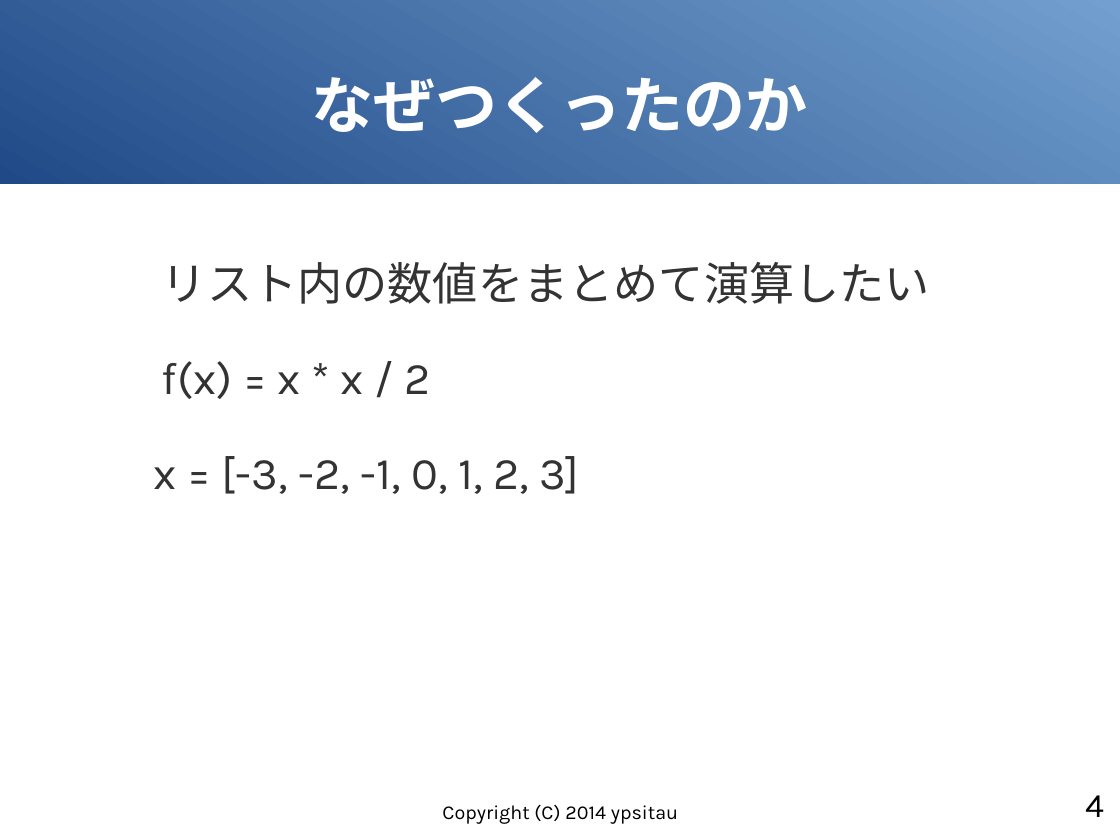
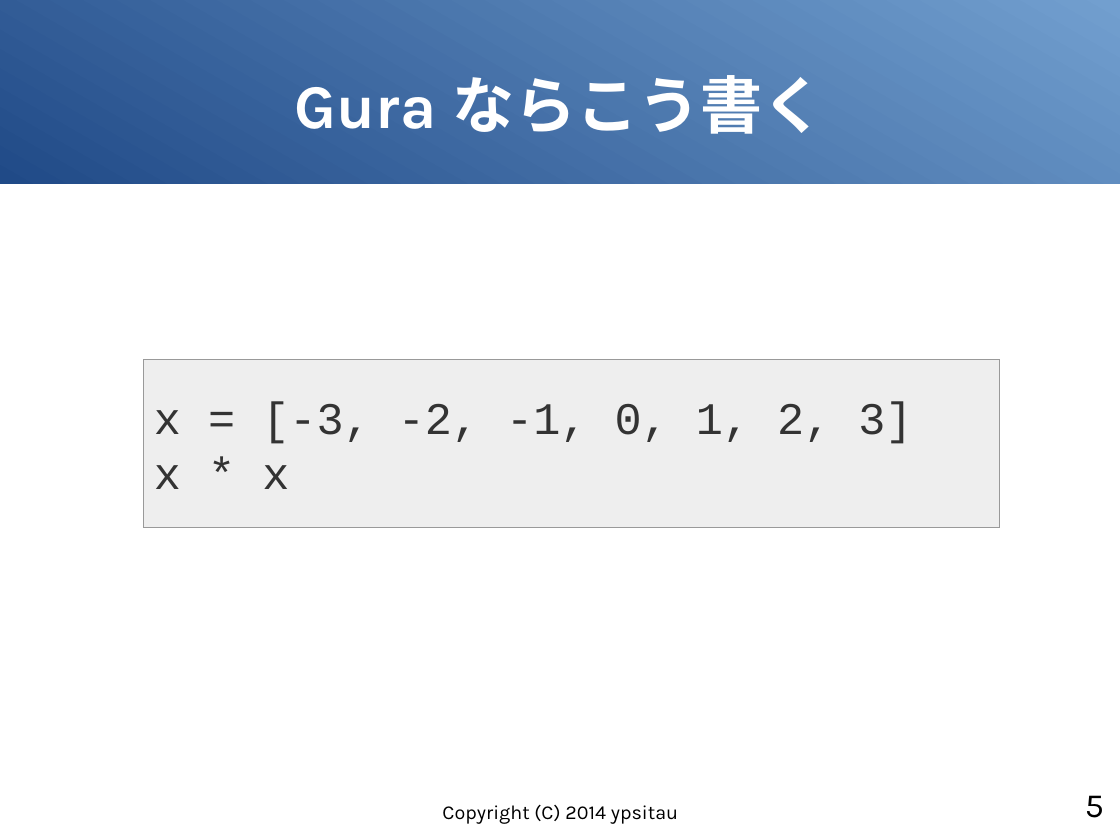
Before and after one commit to gura-lang/gura-doc, a slide deck: slide 5 of presentation/gura-introduction.odp (slide 4 before the commit). Drawn at 1120x840 pixels with LibreOffice and Linux fonts; fonts in the diff are those of the drawing. Boxes give left, top, right and bottom in pixels: in the first picture for what was removed or moved away, otherwise in the second. Text is boxed around its words. In the diff, an @@ line names an element or a change of style, - is before the commit and + after.

```diff
--- a/presentation/gura-introduction.odp
+++ b/presentation/gura-introduction.odp
@@ title at [295, 75, 824, 134]: text changed @@
-なぜつくったのか
+Gura ならこう書く
@@ text removed at [162, 262, 930, 304] @@
-リスト内の数値をまとめて演算したい
@@ rectangle "x = [-3, -2, -1, ...": place and size @@
-rectangle "x = [-3, -2, -1, ..." at [153, 456, 578, 494]
+rectangle "x = [-3, -2, -1, ..." at [144, 360, 1001, 527]
@@ rectangle "x = [-3, -2, -1, ..." at [144, 360, 1001, 527]: vertical alignment top to middle; fill none to #EEEEEE; outline none to #999999 0 pt @@
@@ text removed at [162, 361, 431, 399] @@
-f(x) = x * x / 2
@@ text in rectangle at [154, 402, 912, 444]: font Karla to Courier New in "x = [-3, -2, -1, 0, 1, ..." @@
@@ text in rectangle at [154, 465, 289, 489]: paragraph added @@
+x * x
@@ page number at [1085, 795, 1104, 818]: text changed @@
-4
+5
```
Also in this commit, not shown: 1 other slide changed, 1 slide added.
